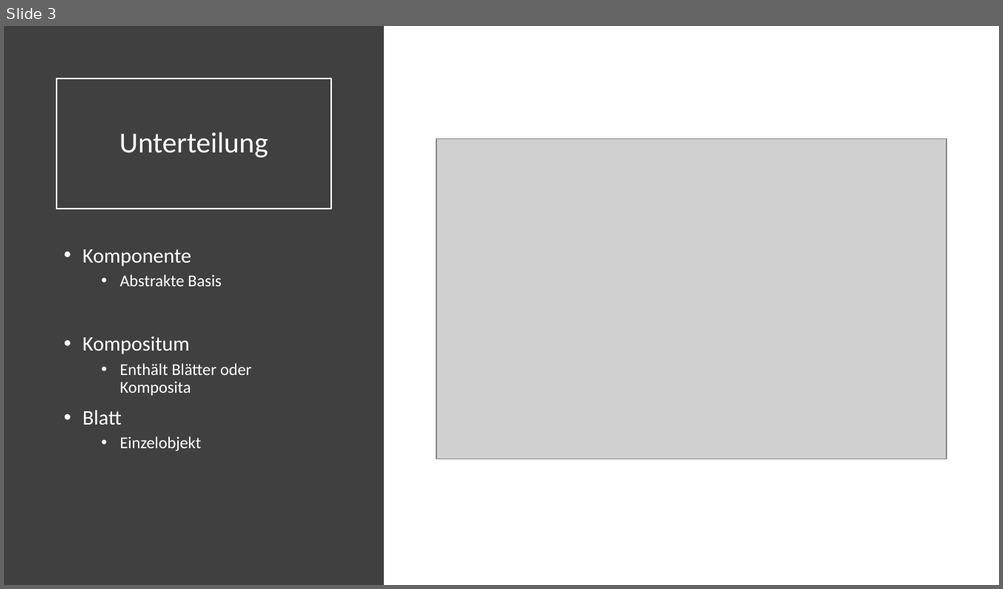
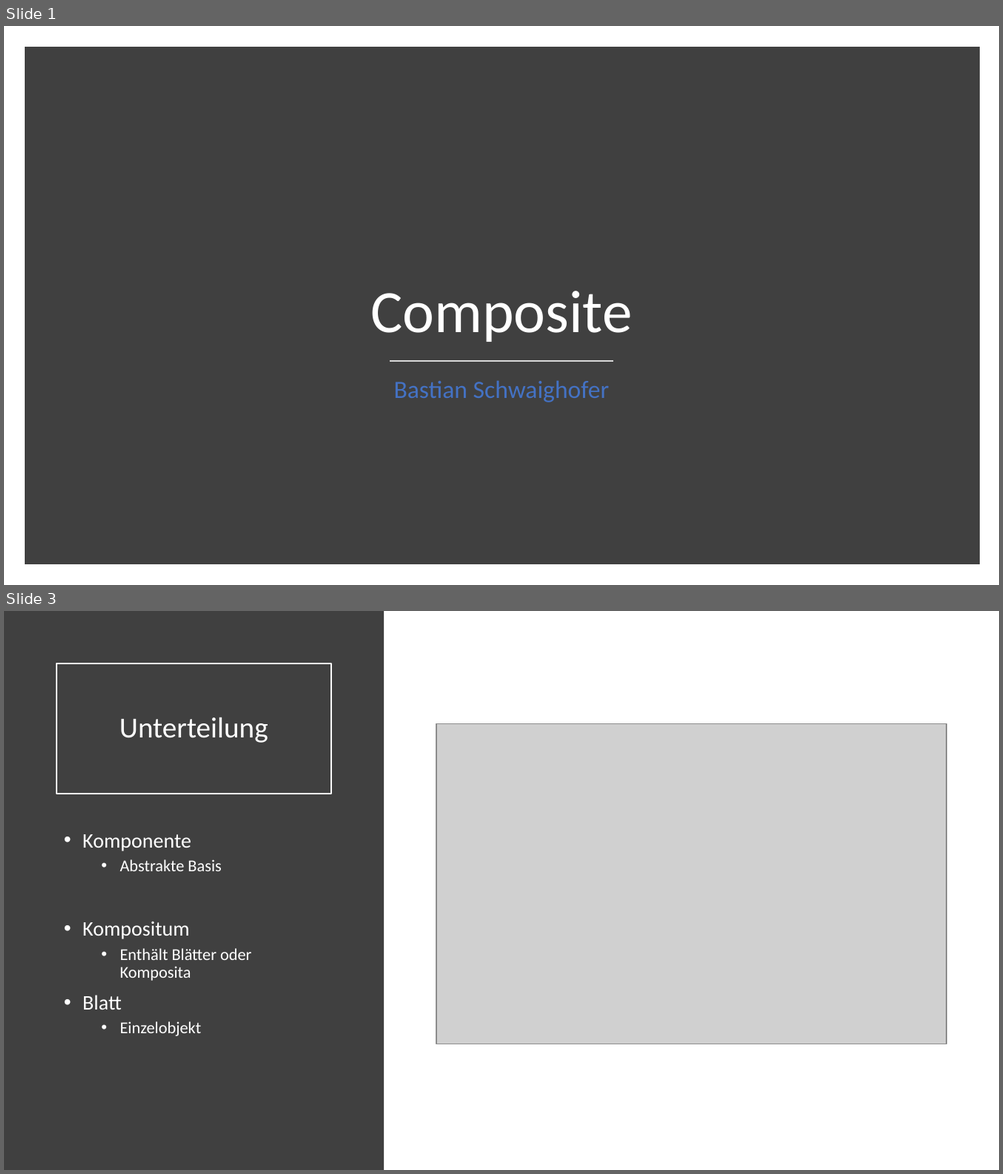
Before and after one commit to Basti098765/Aufgabenmanager_Kompositum, a slide deck: Komposiutm_ppp.pptx. Shown one above the other, each under a label of ours: slide 3 before the commit, slides 1 and 3 after it; the slides between them are not shown. The pictures are 1003x589 and 1003x1174 pixels, drawn with LibreOffice and Linux fonts; fonts in the diff are those of the drawing; grey boxes stand for pictures. Boxes give left, top, right and bottom in pixels: in the first picture for what was removed or moved away, otherwise in the second. Text is boxed around its words. In the diff, an @@ line names an element or a change of style, - is before the commit and + after.

```diff
--- a/Komposiutm_ppp.pptx
+++ b/Komposiutm_ppp.pptx
@@ slide 1 added at box(4, 26, 999, 585), background #FFFFFF @@
@@ rectangle added at box(30, 52, 975, 560), fill #404040, outline #404040 10 pt @@
@@ title added at box(370, 291, 632, 342), 58 pt, text #FFFFFF @@
+Composite
@@ line added from (390, 361) to (614, 361), #D9D9D9 1 pt @@
@@ subtitle added at box(394, 380, 609, 403), 24 pt, text #4472C4 @@
+Bastian Schwaighofer
```
Also in this commit, not shown: 1 slide changed, 3 other slides added, 2 slides removed.
